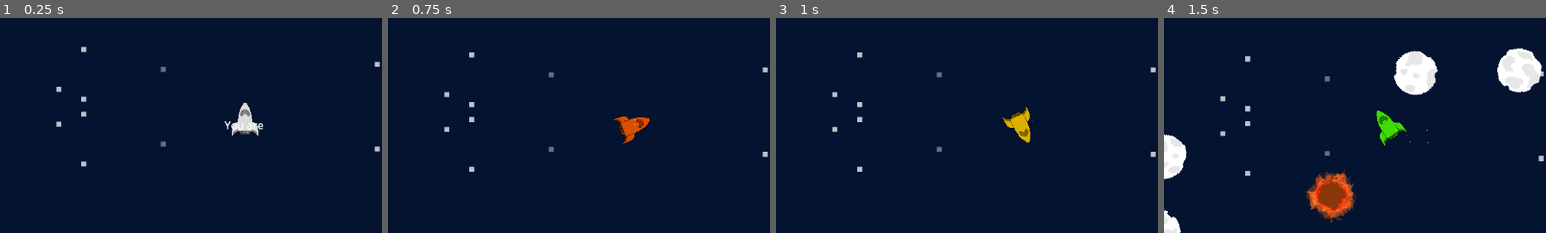
Above: before the commit, frames 1-4 (left to right).
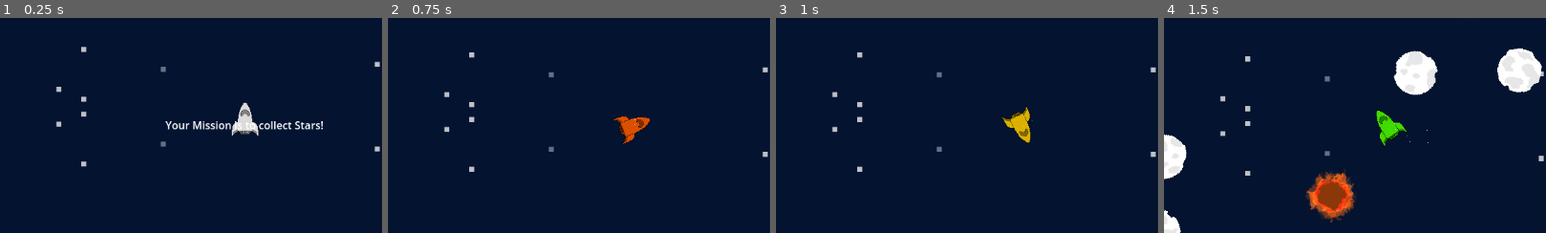
Above: after the commit, the same moments.

Repository: Setry/gj-solo
Game: Godot game, scene res://Scenes/MainTest.tscn
Same seed, same stepped clock (60 frames per second), same inputs: the game is played once before the commit and once after it.
Inputs:
- Up to frame 1 (0.25 s): no input
- Up to frame 2 (0.75 s): tap Enter at 0.5 s; hold Space (press) from 0.53 s (still down)
- Up to frame 3 (1 s): keep holding Space (press)
- Up to frame 4 (1.5 s): release Space (press) at 1.28 s; tap Space (press) at 1.35 s
The pictures show only the part of the screen within x 18-68%, y 25-75%; the shares and areas given below are measured in that part.

The runs differ from the first frame. In frame 1, 0.8% of the frame differs, in the area x 43-85%, y 48-52%; in frame 2, nothing differs; in frame 3, nothing differs; in frame 4, nothing differs.

Commit message:
changed mission text

Diff:
--- a/Scenes/UI.tscn
+++ b/Scenes/UI.tscn
@@ -125,7 +125,7 @@
 
 [node name="StartText" type="Label" parent="MarginContainer2/StartContainer"]
 layout_mode = 2
-text = "You are "
+text = "Your Mission is to collect Stars! "
 horizontal_alignment = 1
 
 [node name="LoseContainer" type="VBoxContainer" parent="MarginContainer2"]
